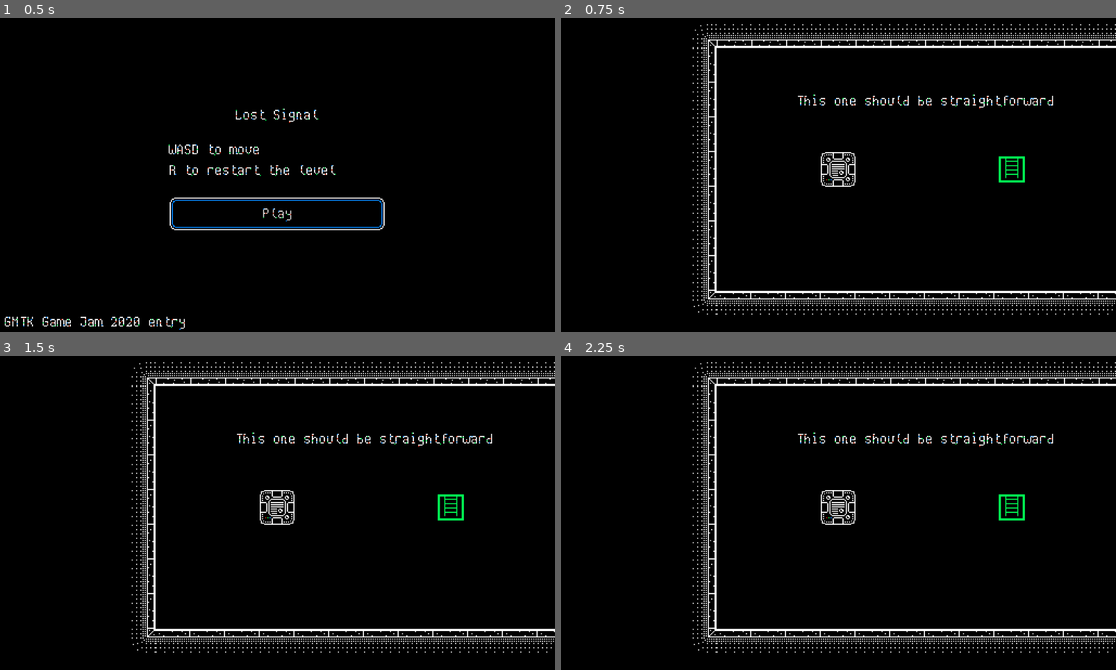
Above: before the commit, frames 1-4 (two rows, left to right).
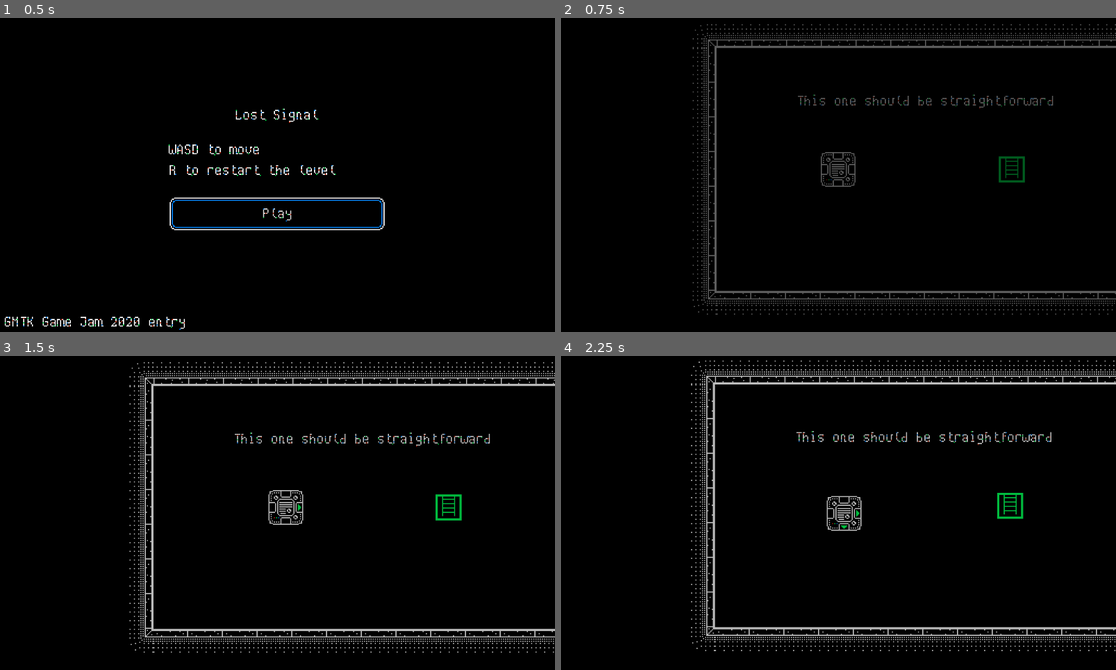
Above: after the commit, the same moments.

Repository: Red-Teapot/LostSignal
Game: Godot game, scene res://Scenes/MainMenu.tscn
Two runs of this game, one before a commit and one after it. Both use one fixed random seed, a clock stepped at 60 frames per second and the inputs below.
Inputs:
- Up to frame 1 (0.5 s): no input
- Up to frame 2 (0.75 s): click "Play" at 0.5 s
- Up to frame 3 (1.5 s): tap Enter at 1.25 s; hold D from 1.28 s (still down); tap R at 1.35 s
- Up to frame 4 (2.25 s): release D at 2.03 s; hold S from 2.03 s (still down); tap R at 2.1 s

Frame 1 is identical in both runs. In frame 2, 5.6% of the frame differs, in the area x 23-100%, y 1-95%; in frame 3, 6.7%; in frame 4, 9.8%.

Commit message:
Implement fade animations when switching levels

Diff:
--- a/Scenes/Level1.tscn
+++ b/Scenes/Level1.tscn
@@ -1,10 +1,11 @@
-[gd_scene load_steps=58 format=2]
+[gd_scene load_steps=61 format=2]
 
 [ext_resource path="res://UI/MainTheme.tres" type="Theme" id=1]
 [ext_resource path="res://Scripts/Character.gd" type="Script" id=2]
 [ext_resource path="res://Textures/CharacterArrow.png" type="Texture" id=3]
 [ext_resource path="res://Textures/Tiles.png" type="Texture" id=4]
 [ext_resource path="res://Scripts/WallsTileset.gd" type="Script" id=5]
+[ext_resource path="res://Scripts/Level.gd" type="Script" id=6]
 [ext_resource path="res://Textures/Character.png" type="Texture" id=7]
 
 [sub_resource type="ConvexPolygonShape2D" id=1]
@@ -583,7 +584,38 @@
 [sub_resource type="RectangleShape2D" id=51]
 extents = Vector2( 31.5, 31.5 )
 
+[sub_resource type="Animation" id=52]
+resource_name = "FadeIn"
+tracks/0/type = "value"
+tracks/0/path = NodePath("FadeAnims/Rectangle:color")
+tracks/0/interp = 1
+tracks/0/loop_wrap = true
+tracks/0/imported = false
+tracks/0/enabled = true
+tracks/0/keys = {
+"times": PoolRealArray( 0, 0.5 ),
+"transitions": PoolRealArray( 1, 1 ),
+"update": 0,
+"values": [ Color( 0, 0, 0, 1 ), Color( 0, 0, 0, 0 ) ]
+}
+
+[sub_resource type="Animation" id=53]
+resource_name = "FadeOut"
+tracks/0/type = "value"
+tracks/0/path = NodePath("FadeAnims/Rectangle:color")
+tracks/0/interp = 1
+tracks/0/loop_wrap = true
+tracks/0/imported = false
+tracks/0/enabled = true
+tracks/0/keys = {
+"times": PoolRealArray( 0, 0.5 ),
+"transitions": PoolRealArray( 1, 1 ),
+"update": 0,
+"values": [ Color( 0, 0, 0, 0 ), Color( 0, 0, 0, 1 ) ]
+}
+
 [node name="Level1" type="Node2D"]
+script = ExtResource( 6 )
 __meta__ = {
 "_edit_vertical_guides_": [  ]
 }
@@ -692,3 +724,20 @@
 __meta__ = {
 "_edit_use_anchors_": false
 }
+
+[node name="FadeAnims" type="AnimationPlayer" parent="CanvasLayer"]
+pause_mode = 2
+anims/FadeIn = SubResource( 52 )
+anims/FadeOut = SubResource( 53 )
+
+[node name="FadeTimer" type="Timer" parent="CanvasLayer/FadeAnims"]
+wait_time = 0.3
+one_shot = true
+
+[node name="Rectangle" type="ColorRect" parent="CanvasLayer/FadeAnims"]
+anchor_right = 1.0
+anchor_bottom = 1.0
+color = Color( 0, 0, 0, 0 )
+__meta__ = {
+"_edit_use_anchors_": false
+}
--- a/Scenes/Level2.tscn
+++ b/Scenes/Level2.tscn
@@ -1,5 +1,6 @@
-[gd_scene load_steps=58 format=2]
-
+[gd_scene load_steps=61 format=2]
+
+[ext_resource path="res://Scripts/Level.gd" type="Script" id=1]
 [ext_resource path="res://Scripts/Character.gd" type="Script" id=2]
 [ext_resource path="res://Textures/CharacterArrow.png" type="Texture" id=3]
 [ext_resource path="res://Textures/Tiles.png" type="Texture" id=4]
@@ -583,7 +584,38 @@
 [sub_resource type="RectangleShape2D" id=51]
 extents = Vector2( 31.5, 31.5 )
 
+[sub_resource type="Animation" id=52]
+resource_name = "FadeIn"
+tracks/0/type = "value"
+tracks/0/path = NodePath("FadeAnims/Rectangle:color")
+tracks/0/interp = 1
+tracks/0/loop_wrap = true
+tracks/0/imported = false
+tracks/0/enabled = true
+tracks/0/keys = {
+"times": PoolRealArray( 0, 0.5 ),
+"transitions": PoolRealArray( 1, 1 ),
+"update": 0,
+"values": [ Color( 0, 0, 0, 1 ), Color( 0, 0, 0, 0 ) ]
+}
+
+[sub_resource type="Animation" id=53]
+resource_name = "FadeOut"
+tracks/0/type = "value"
+tracks/0/path = NodePath("FadeAnims/Rectangle:color")
+tracks/0/interp = 1
+tracks/0/loop_wrap = true
+tracks/0/imported = false
+tracks/0/enabled = true
+tracks/0/keys = {
+"times": PoolRealArray( 0, 0.5 ),
+"transitions": PoolRealArray( 1, 1 ),
+"update": 0,
+"values": [ Color( 0, 0, 0, 0 ), Color( 0, 0, 0, 1 ) ]
+}
+
 [node name="Level2" type="Node2D"]
+script = ExtResource( 1 )
 __meta__ = {
 "_edit_vertical_guides_": [  ]
 }
@@ -692,3 +724,20 @@
 __meta__ = {
 "_edit_use_anchors_": false
 }
+
+[node name="FadeAnims" type="AnimationPlayer" parent="CanvasLayer"]
+pause_mode = 2
+anims/FadeIn = SubResource( 52 )
+anims/FadeOut = SubResource( 53 )
+
+[node name="FadeTimer" type="Timer" parent="CanvasLayer/FadeAnims"]
+wait_time = 0.3
+one_shot = true
+
+[node name="Rectangle" type="ColorRect" parent="CanvasLayer/FadeAnims"]
+anchor_right = 1.0
+anchor_bottom = 1.0
+color = Color( 0, 0, 0, 1 )
+__meta__ = {
+"_edit_use_anchors_": false
+}
--- a/Scripts/Character.gd
+++ b/Scripts/Character.gd
@@ -39,7 +39,6 @@
 	R: Vector2(1, 0),
 }
 
-var spawn: Vector2 = Vector2.ZERO
 var target: Vector2 = Vector2.ZERO
 var isTargetReached: bool = true
 var isOnConveyor: bool = false
@@ -50,6 +49,9 @@
 
 # Temporary variables
 var tilePos: Vector2 = Vector2.ZERO;
+
+func respawn():
+	LevelInfo.startLevel(get_tree().current_scene.name)
 
 func resetMovements():
 	moveState = {
@@ -65,7 +67,6 @@
 
 func _enter_tree():
 	resetMovements()
-	spawn = position
 
 	walls = get_parent().find_node("Walls")
 	interactive = get_parent().find_node("Interactive")
@@ -160,7 +161,7 @@
 			moveState[dir] = true
 			updateArrows()
 		if event.scancode == KEY_R:
-			get_tree().reload_current_scene()
+			respawn()
 
 func checkInteractives():
 	var tileID = interactive.get_cellv(tilePos)
@@ -168,7 +169,7 @@
 	if tileID != lastInteractiveTile:
 		match tileID:
 			TILE_DEATH:
-				get_tree().reload_current_scene()
+				respawn()
 			TILE_RESET:
 				resetMovements()
 			TILE_GOAL:
--- /dev/null
+++ b/Scripts/Level.gd
@@ -0,0 +1,7 @@
+extends Node
+
+func _enter_tree():
+	find_node('FadeAnims').play("FadeIn")
+
+func fadeOut():
+	find_node('FadeAnims').play("FadeOut")
--- a/Scripts/LevelInfo.gd
+++ b/Scripts/LevelInfo.gd
@@ -8,11 +8,21 @@
 
 func startScene(name: String):
 	get_tree().change_scene('res://Scenes/' + name + '.tscn')
+	get_tree().paused = false
 
 func startFirstLevel():
 	startScene(FIRST_LEVEL)
 
+func startLevel(name: String):
+	get_tree().paused = true
+	var currentScene = get_tree().current_scene
+	currentScene.fadeOut()
+	var timer = currentScene.find_node("FadeTimer")
+	timer.set_wait_time(0.5)
+	timer.connect('timeout', self, 'startScene', [name])
+	timer.start()
+
 func startNextLevel():
 	var currentLevelName = get_tree().current_scene.name
 	var nextLevelName = LEVEL_SEQ[currentLevelName]
-	startScene(nextLevelName)
+	startLevel(nextLevelName)
